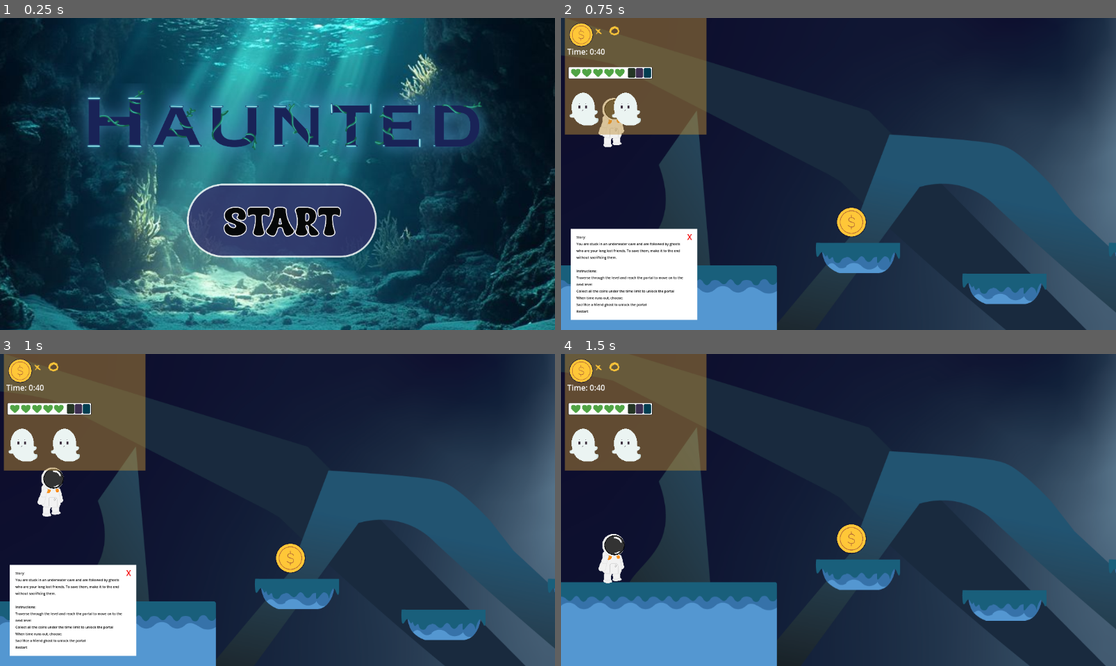
Above: before the commit, frames 1-4 (two rows, left to right).
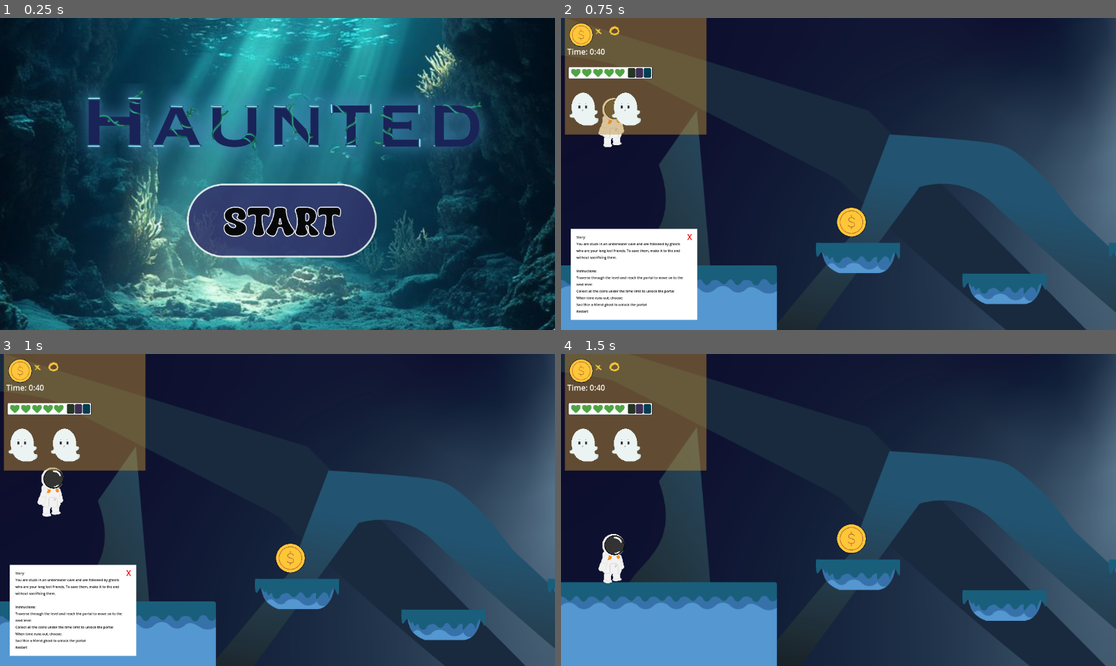
Above: after the commit, the same moments.

Repository: Ruiqiu7/DayDream-Sydney-Hackathon
Game: Godot game, scene res://main_menu.tscn
Same seed, same stepped clock (60 frames per second), same inputs: the game is played once before the commit and once after it. This scene is started directly instead of the project's main scene.
Inputs (mouse positions are in pixels of both pictures, inside the frame that each line leads up to):
- Up to frame 1 (0.25 s): no input
- Up to frame 2 (0.75 s): click (844, 220) at 0.5 s
- Up to frame 3 (1 s): no input
- Up to frame 4 (1.5 s): click "X" at 1.25 s

The runs differ from the first frame. In frame 1, 17% of the frame differs, in the area x 0-100%, y 0-100%; in frame 2, nothing differs; in frame 3, nothing differs; in frame 4, nothing differs.

Commit message:
Finished 3x (for real)

Diff:
--- a/main_menu.tscn
+++ b/main_menu.tscn
@@ -11,6 +11,8 @@
 anchors_preset = 15
 anchor_right = 1.0
 anchor_bottom = 1.0
+offset_right = -24.0
+offset_bottom = -16.0
 grow_horizontal = 2
 grow_vertical = 2
 script = ExtResource("1_jix8l")
@@ -21,8 +23,8 @@
 offset_bottom = 40.0
 
 [node name="Explore" type="Sprite2D" parent="."]
-position = Vector2(571, 329)
-scale = Vector2(1.6619015, 1.6601943)
+position = Vector2(589.1257, 324)
+scale = Vector2(1.7656447, 1.762136)
 texture = ExtResource("1_06t4h")
 
 [node name="HauntedLogo" type="Sprite2D" parent="."]
--- a/project.godot
+++ b/project.godot
@@ -11,7 +11,7 @@
 [application]
 
 config/name="Daydream Sydney Hackathon"
-run/main_scene="uid://dx2qv8b00i8y4"
+run/main_scene="uid://dtm24xhidbtnl"
 config/features=PackedStringArray("4.5", "Mobile")
 config/icon="res://icon.svg"
 
Not shown: 1 places in main_menu.tscn that only renumber resources
Not shown, changed: .DS_Store
